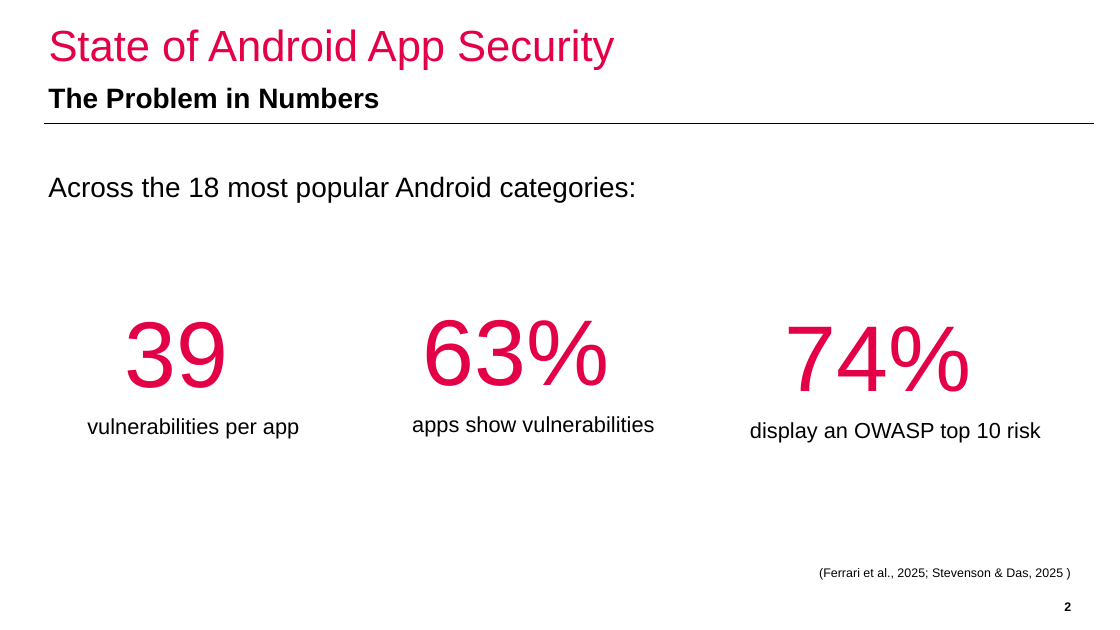
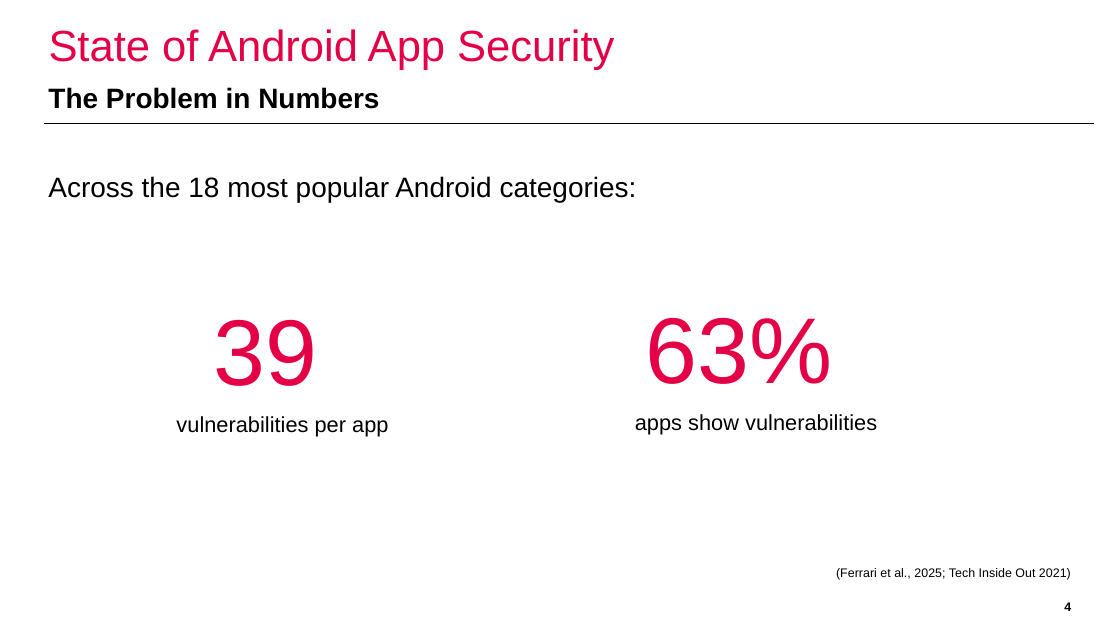
Before and after one commit to domi-cmd/Reference_Application_for_OWASP_MASTG, a slide deck: slide 4 of dev_documents/presentation/ba_thesis_presentation_kronig.pptx (slide 2 before the commit). Drawn at 1120x630 pixels with LibreOffice and Linux fonts; fonts in the diff are those of the drawing; background and template pictures are left out. Boxes give left, top, right and bottom in pixels: in the first picture for what was removed or moved away, otherwise in the second. Text is boxed around its words. In the diff, an @@ line names an element or a change of style, - is before the commit and + after.

Commit message:
Reworked the beginning of my presentation. Added slide about the dominance in market share of Android

```diff
--- a/dev_documents/presentation/ba_thesis_presentation_kronig.pptx
+++ b/dev_documents/presentation/ba_thesis_presentation_kronig.pptx
@@ text "39" moved from (x1=87, y1=321, x2=299, y2=439) to (x1=176, y1=319, x2=388, y2=437) @@
@@ text "63%" moved from (x1=412, y1=319, x2=654, y2=437) to (x1=635, y1=317, x2=877, y2=435) @@
@@ text removed at (x1=750, y1=326, x2=1041, y2=442) @@
-74%
-display an OWASP top 10 risk
@@ text at (x1=836, y1=568, x2=1071, y2=580): text changed @@
-(Ferrari et al., 2025; Stevenson & Das, 2025 )
+(Ferrari et al., 2025; Tech Inside Out 2021)
@@ page number at (x1=1064, y1=602, x2=1071, y2=611): text changed @@
-2
+4
```
Also in this commit, not shown: 5 other slides changed, 5 slides added, 1 slide removed.
